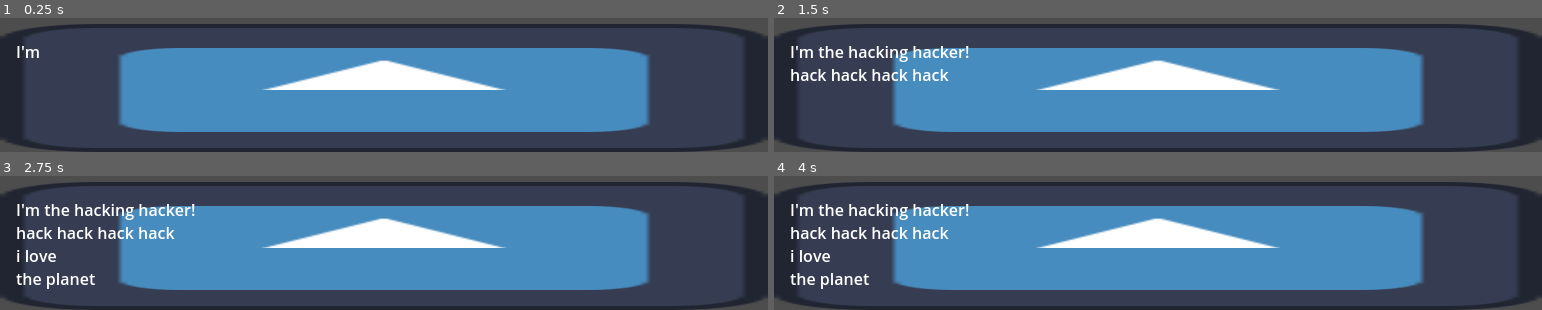
Above: before the commit, frames 1-4 (two rows, left to right).
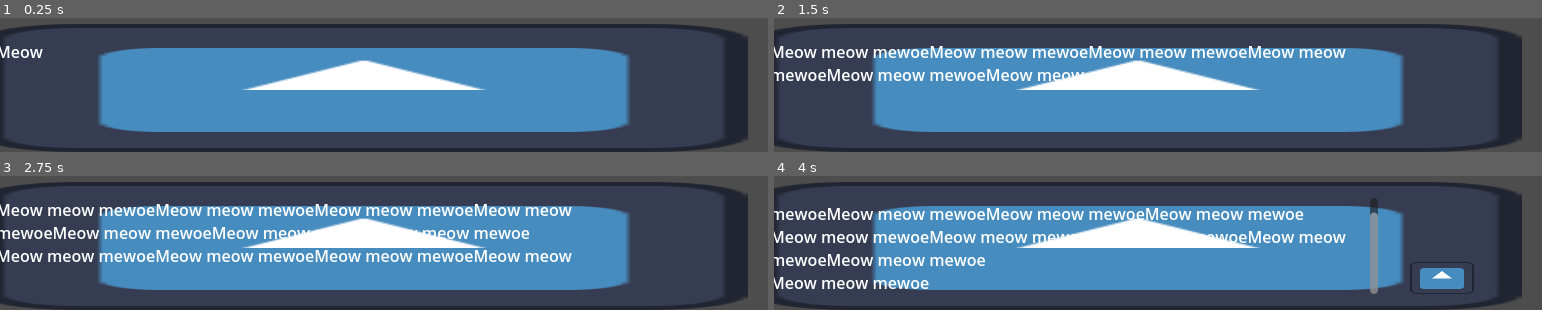
Above: after the commit, the same moments.

Repository: suaviloquence/green-hearts
Game: Godot game, scene res://main.tscn
Two runs of this game, one before a commit and one after it. Both use one fixed random seed, a clock stepped at 60 frames per second and the inputs below. The engine's default icon, where the game draws it, is replaced by a stand-in: a white triangle on a blue panel in a dark square.
Inputs (mouse positions are in pixels of both pictures, inside the frame that each line leads up to):
- Up to frame 1 (0.25 s): no input
- Up to frame 2 (1.5 s): tap Enter at 0.5 s; move the mouse to (1158, 87) at 0.52 s; press the mouse at (1158, 87) at 0.53 s; tap Space at 1.25 s; move the mouse to (outside the picture) at 1.27 s; release the mouse at (outside the picture) at 1.28 s; click (outside the picture) at 1.35 s
- Up to frame 3 (2.75 s): tap Enter at 2 s; move the mouse to (outside the picture) at 2.02 s; press the mouse at (outside the picture) at 2.03 s
- Up to frame 4 (4 s): tap Space at 2.75 s; move the mouse to (outside the picture) at 2.77 s; release the mouse at (outside the picture) at 2.78 s; click (outside the picture) at 2.85 s; move the mouse to (outside the picture) at 3.52 s; press the mouse at (outside the picture) at 3.53 s

The runs differ from the first frame. In frame 1, 12% of the frame differs, in the area x 0-100%, y 4-100%; in frame 2, 17%; in frame 3, 20%; in frame 4, 21%.

Commit message:
story box continue

Diff:
--- /dev/null
+++ b/main.gd
@@ -0,0 +1,15 @@
+extends Node2D
+
+
+# Called when the node enters the scene tree for the first time.
+func _ready() -> void:
+	pass # Replace with function body.
+
+
+# Called every frame. 'delta' is the elapsed time since the previous frame.
+func _process(delta: float) -> void:
+	pass
+
+
+func _on_story_box_continue_really_done() -> void:
+	$StoryBoxContinue.queue_free()
--- a/main.tscn
+++ b/main.tscn
@@ -1,12 +1,15 @@
-[gd_scene load_steps=2 format=3 uid="uid://dse24gbhi00pt"]
+[gd_scene load_steps=3 format=3 uid="uid://dse24gbhi00pt"]
 
-[ext_resource type="PackedScene" uid="uid://bq1hko0m1726r" path="res://story_box.tscn" id="1_g1fvq"]
+[ext_resource type="PackedScene" uid="uid://biwpfc0khasv3" path="res://story_box_continue.tscn" id="1_5ds4t"]
+[ext_resource type="Script" path="res://main.gd" id="1_px7dg"]
 
 [node name="Main" type="Node2D"]
+script = ExtResource("1_px7dg")
 
-[node name="StoryBox" parent="." instance=ExtResource("1_g1fvq")]
-position = Vector2(384, 448)
-text = "I'm the hacking hacker!
-hack hack hack hack
-i love
-the planet"
+[node name="StoryBoxContinue" parent="." instance=ExtResource("1_5ds4t")]
+position = Vector2(364, 448)
+text = "Meow meow mewoeMeow meow mewoeMeow meow mewoeMeow meow mewoeMeow meow mewoeMeow meow mewoeMeow meow mewoe
+Meow meow mewoeMeow meow mewoeMeow meow mewoeMeow meow mewoeMeow meow mewoe
+Meow meow mewoe"
+
+[connection signal="really_done" from="StoryBoxContinue" to="." method="_on_story_box_continue_really_done"]
--- a/project.godot
+++ b/project.godot
@@ -22,7 +22,7 @@
 
 [input]
 
-fast_forward={
+select={
 "deadzone": 0.5,
 "events": [Object(InputEventMouseButton,"resource_local_to_scene":false,"resource_name":"","device":-1,"window_id":0,"a …(253 unchanged characters)…
 , Object(InputEventKey,"resource_local_to_scene":false,"resource_name":"","device":0,"window_id":0,"alt_pressed":false, …(185 unchanged characters)…
--- a/story_box.gd
+++ b/story_box.gd
@@ -11,9 +11,6 @@
 var speed_mult := 1.0
 
 func _ready():
-	start()
-
-func start():
 	var lines := text.split("\n")
 	label.text = ""
 	label.scroll_following = true
@@ -31,5 +28,5 @@
 
 
 func _on_area_2d_input_event(viewport: Node, event: InputEvent, shape_idx: int) -> void:
-	if event.is_action_pressed("fast_forward"):
+	if event.is_action_pressed("select"):
 		speed_mult *= 5
--- /dev/null
+++ b/story_box_continue.gd
@@ -0,0 +1,15 @@
+extends StoryBox
+
+signal really_done
+
+func _ready() -> void:
+	super._ready()
+	$Area2D/Continue.hide()
+
+func _on_done() -> void:
+	$Area2D/Continue.show()
+
+
+func _on_continue_input_event(viewport: Node, event: InputEvent, shape_idx: int) -> void:
+	if event.is_action_pressed("select"):
+		really_done.emit()
--- /dev/null
+++ b/story_box_continue.tscn
@@ -0,0 +1,28 @@
+[gd_scene load_steps=5 format=3 uid="uid://biwpfc0khasv3"]
+
+[ext_resource type="PackedScene" uid="uid://bq1hko0m1726r" path="res://story_box.tscn" id="1_01fff"]
+[ext_resource type="Script" path="res://story_box_continue.gd" id="2_tbdid"]
+[ext_resource type="Texture2D" uid="uid://dnat0xj3japj8" path="res://icon.svg" id="2_tsro5"]
+
+[sub_resource type="RectangleShape2D" id="RectangleShape2D_n8fvx"]
+size = Vector2(64, 32)
+
+[node name="StoryBoxContinue" instance=ExtResource("1_01fff")]
+script = ExtResource("2_tbdid")
+
+[node name="Continue" type="Area2D" parent="Area2D" index="2"]
+position = Vector2(304, 32)
+
+[node name="CollisionShape2D" type="CollisionShape2D" parent="Area2D/Continue" index="0"]
+shape = SubResource("RectangleShape2D_n8fvx")
+
+[node name="TextureRect" type="TextureRect" parent="Area2D/Continue" index="1"]
+offset_left = -32.0
+offset_top = -16.0
+offset_right = 32.0
+offset_bottom = 16.0
+texture = ExtResource("2_tsro5")
+expand_mode = 1
+
+[connection signal="done" from="." to="." method="_on_done"]
+[connection signal="input_event" from="Area2D/Continue" to="." method="_on_continue_input_event"]
